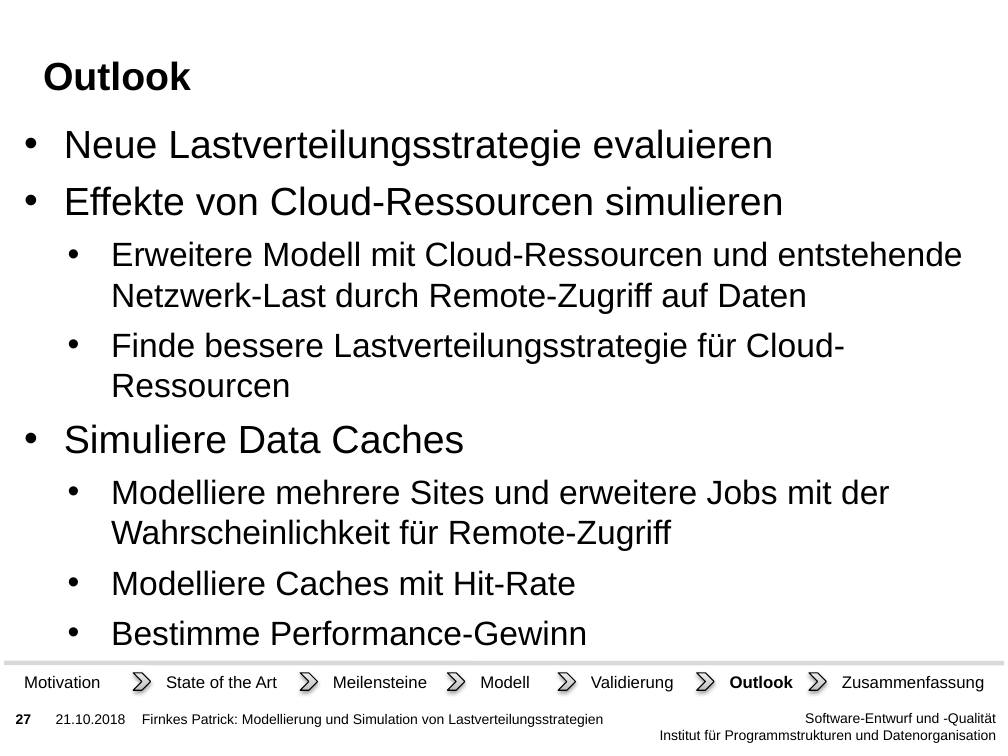
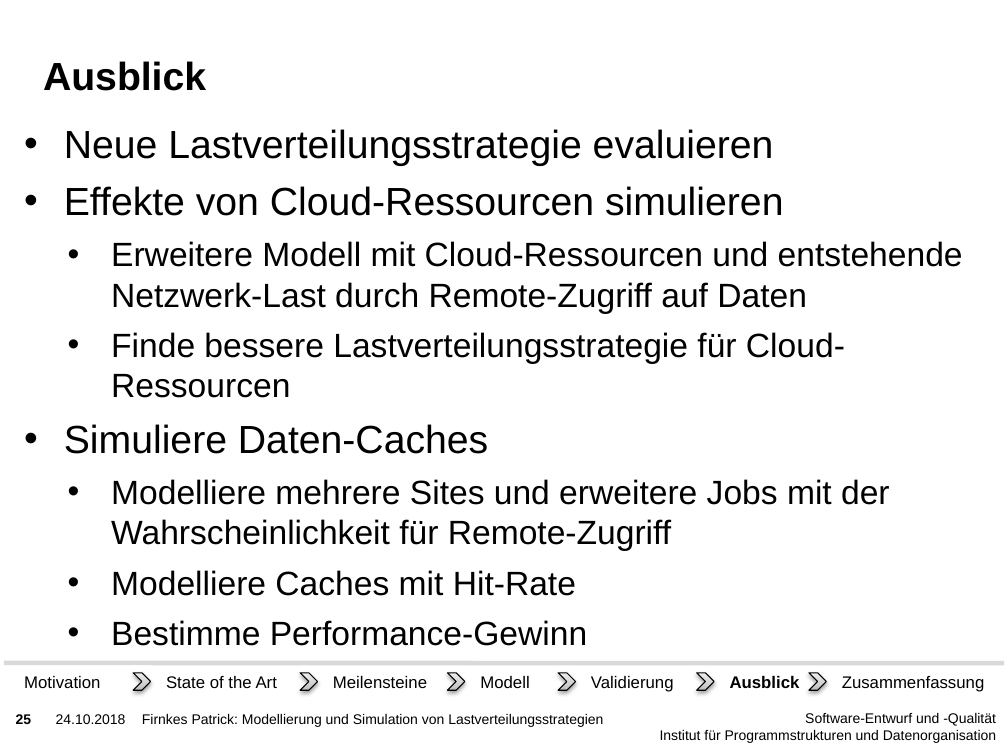
Before and after one commit to PatFirn/wlcg-loadbalancing, a slide deck: slide 25 of presentations/abschluss.pptx (slide 27 before the commit). Drawn at 1008x756 pixels with LibreOffice and Linux fonts; fonts in the diff are those of the drawing; background and template pictures are left out. Boxes give left, top, right and bottom in pixels: in the first picture for what was removed or moved away, otherwise in the second. Text is boxed around its words. In the diff, an @@ line names an element or a change of style, - is before the commit and + after.

```diff
--- a/presentations/abschluss.pptx
+++ b/presentations/abschluss.pptx
@@ title at <box>43,61,206,91</box>: text changed @@
-Outlook
+Ausblick
@@ text at <box>64,424,488,454</box>: text changed @@
-• Simuliere Data Caches
+• Simuliere Daten-Caches
@@ text at <box>730,676,800,688</box>: text changed @@
-Outlook
+Ausblick
@@ page number at <box>16,714,32,724</box>: text changed @@
-27
+25
@@ text at <box>56,714,126,724</box>: text changed @@
-21.10.2018
+24.10.2018
```
Also in this commit, not shown: 31 other slides changed.
